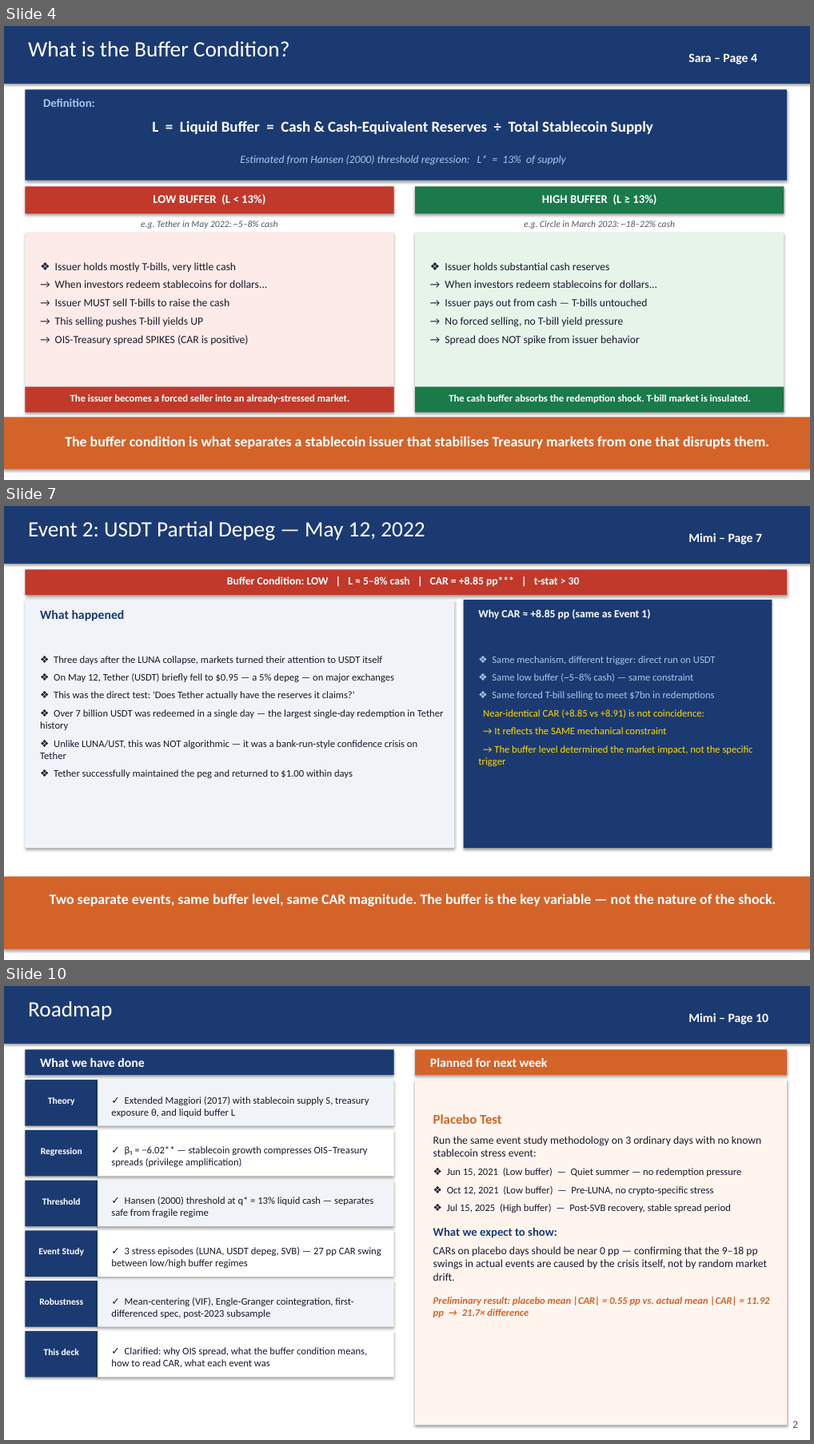
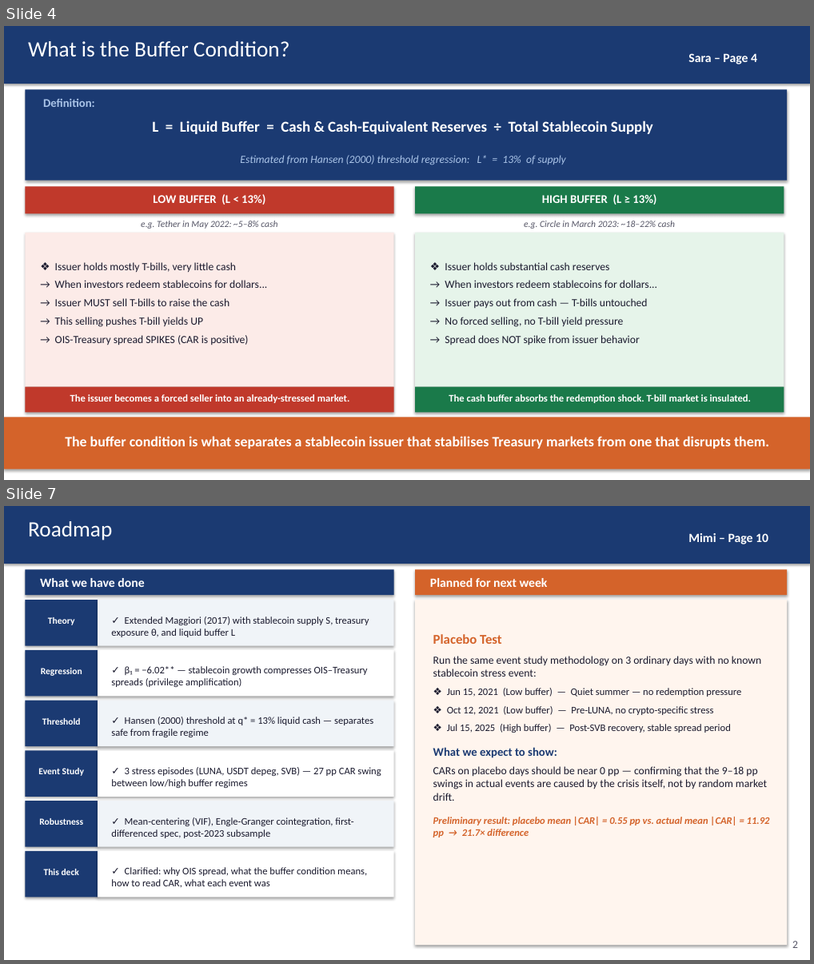
Before and after one commit to kimmireu0921/Stablecoins-and-the-Exorbitant-Privilege, a slide deck: presentations/0526_Stablecoin_Exorbitant_Privilege.pptx. Shown one above the other, each under a label of ours: slides 4, 7 and 10 before the commit, slides 4 and 7 after it; the slides between them are not shown. The pictures are 814x1444 and 814x964 pixels, drawn with LibreOffice and Linux fonts; fonts in the diff are those of the drawing. Boxes give left, top, right and bottom in pixels: in the first picture for what was removed or moved away, otherwise in the second. Text is boxed around its words. In the diff, an @@ line names an element or a change of style, - is before the commit and + after.

Commit message:
updated only Oybek's and Mimi's slides

```diff
--- a/presentations/0526_Stablecoin_Exorbitant_Privilege.pptx
+++ b/presentations/0526_Stablecoin_Exorbitant_Privilege.pptx
@@ slide 7 removed at bbox=[4, 506, 810, 960], background #FFFFFF @@
@@ rectangle removed at bbox=[4, 506, 810, 960] @@
@@ rectangle removed at bbox=[4, 506, 810, 564] @@
@@ text removed at bbox=[28, 521, 425, 540] @@
-Event 2: USDT Partial Depeg — May 12, 2022
@@ text removed at bbox=[689, 533, 762, 544] @@
-Mimi – Page 7
@@ rectangle removed at bbox=[25, 569, 787, 595] @@
@@ text removed at bbox=[227, 576, 580, 586] @@
-Buffer Condition: LOW | L ≈ 5–8% cash | CAR = +8.85 pp*** | t-stat > 30
@@ rectangle removed at bbox=[25, 600, 454, 848] @@
@@ rectangle removed at bbox=[464, 600, 772, 848] @@
@@ text removed at bbox=[40, 610, 125, 621] @@
-What happened
@@ text removed at bbox=[478, 609, 650, 619] @@
-Why CAR ≈ +8.85 pp (same as Event 1)
@@ text removed at bbox=[40, 656, 444, 778] @@
-❖ Three days after the LUNA collapse, markets turned their attention to USDT itself
-❖ On May 12, Tether (USDT) briefly fell to $0.95 — a 5% depeg — on major exchanges
-❖ This was the direct test: 'Does Tether actually have the reserves it claims?'
-❖ Over 7 billion USDT was redeemed in a single day — the largest single-day redemption in Tether history
-❖ Unlike LUNA/UST, this was NOT algorithmic — it was a bank-run-style confidence crisis on Tether
-❖ Tether successfully maintained the peg and returned to $1.00 within days
@@ text removed at bbox=[478, 656, 754, 766] @@
-❖ Same mechanism, different trigger: direct run on USDT
-❖ Same low buffer (~5–8% cash) — same constraint
-❖ Same forced T-bill selling to meet $7bn in redemptions
-Near-identical CAR (+8.85 vs +8.91) is not coincidence:
-→ It reflects the SAME mechanical constraint
-→ The buffer level determined the market impact, not the specific trigger
@@ rectangle removed at bbox=[4, 876, 810, 949] @@
@@ text removed at bbox=[50, 893, 776, 906] @@
-Two separate events, same buffer level, same CAR magnitude. The buffer is the key variable — not the nature of the shock.
@@ text removed at bbox=[793, 948, 798, 952] @@
-7
@@ what was slide 10 is now slide 7 @@
```
Also in this commit, not shown: 2 slides changed, 2 other slides removed, 1 other file.
